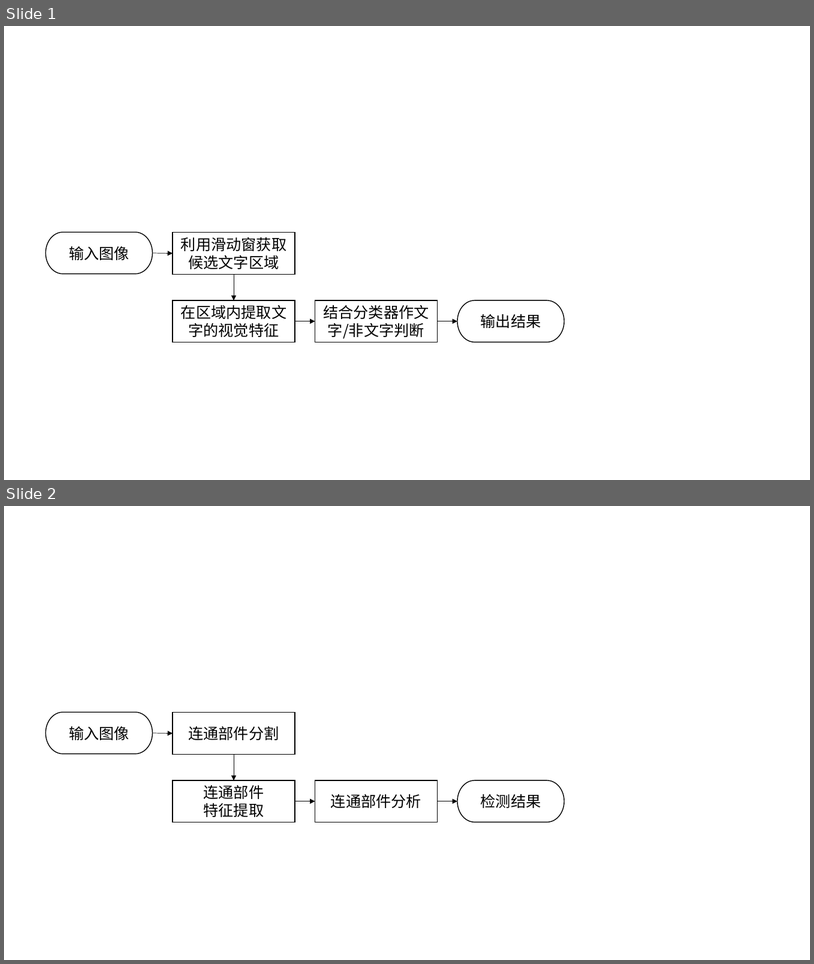
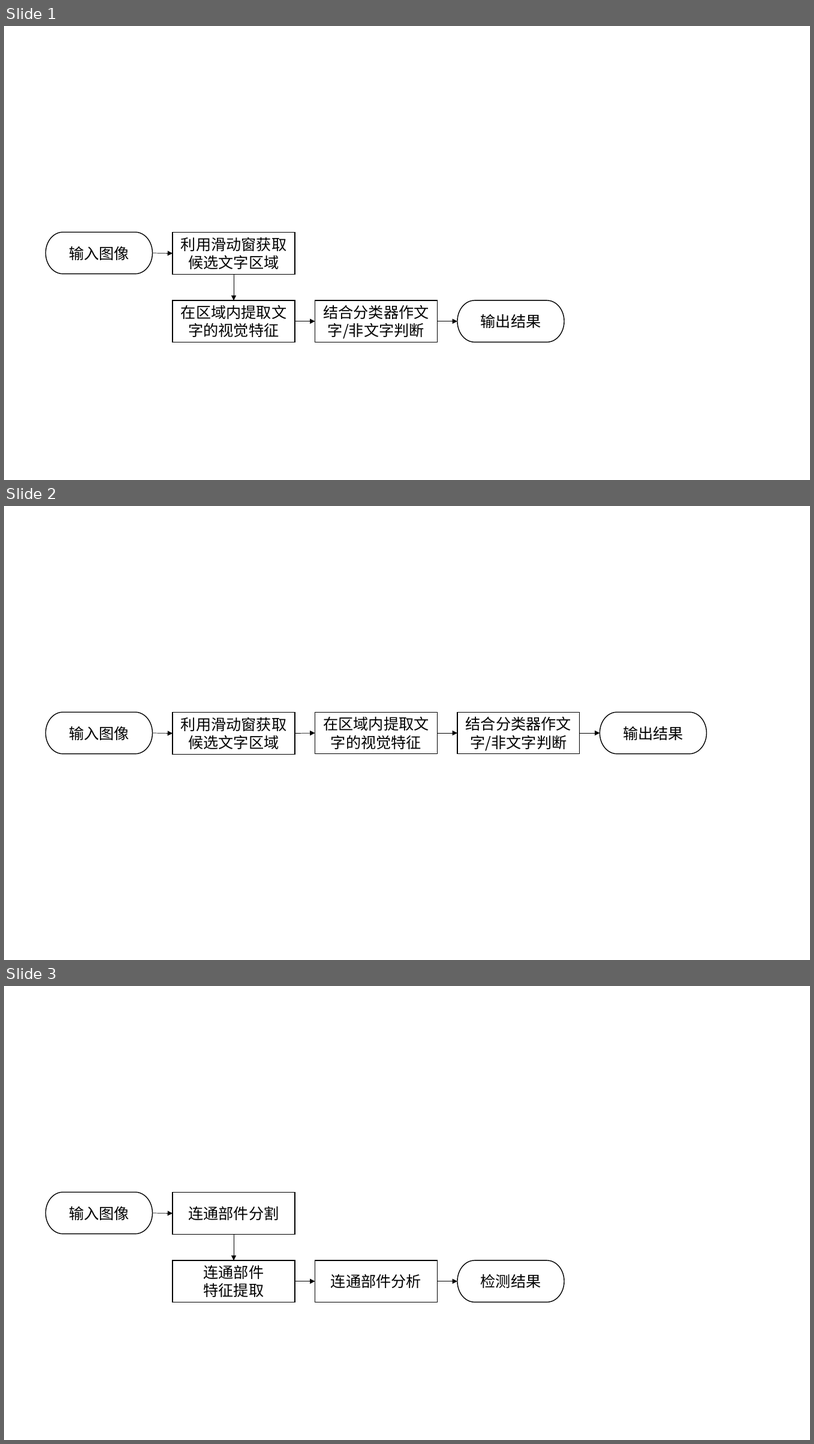
Before and after one commit to HerShawn/hershawnwork, a slide deck: material/论文相关理论与技术.pptx. Shown one above the other, each under a label of ours: slides 1 and 2 before the commit, slides 1, 2 and 3 after it. The pictures are 814x964 and 814x1444 pixels, drawn with LibreOffice and Linux fonts; fonts in the diff are those of the drawing. Boxes give left, top, right and bottom in pixels: in the first picture for what was removed or moved away, otherwise in the second. Text is boxed around its words. In the diff, an @@ line names an element or a change of style, - is before the commit and + after.

```diff
--- a/material/论文相关理论与技术.pptx
+++ b/material/论文相关理论与技术.pptx
@@ slide 2 added at [4, 506, 810, 960], background #FFFFFF @@
@@ group added at [46, 712, 708, 754]: 4 arrows, 3 rectangles, 2 pill shapes @@
+输入图像
+输出结果
+利用滑动窗获取候选文字区域
+在区域内提取文字的视觉特征
+结合分类器作文字/非文字判断
@@ what was slide 2 is now slide 3 @@
```
Also in this commit, not shown: 1 other slide added, 7 other files.
